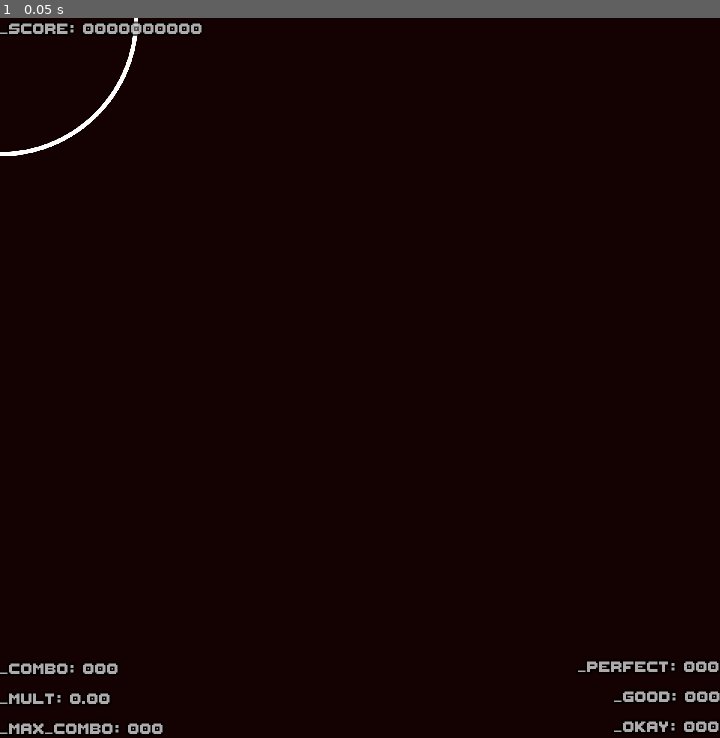
Above: before the commit, frame 1.
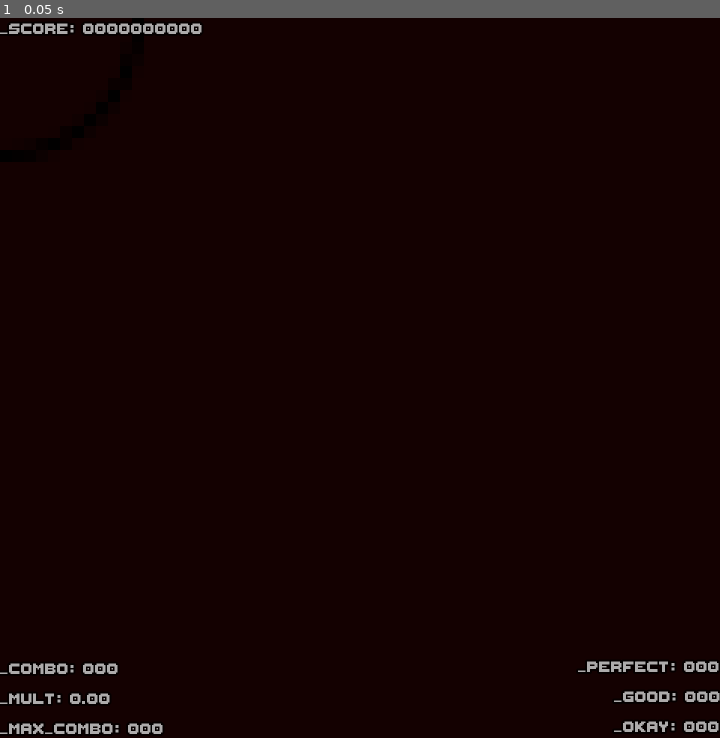
Above: after the commit, the same moment.

Repository: SeriousMapper/orb_seq2.0
Game: Godot game, scene res://entities/spectrum/spectrum.tscn
Same seed, same stepped clock (60 frames per second), same inputs: the game is played once before the commit and once after it. This scene is started directly instead of the project's main scene.
Inputs:
- Up to frame 1 (0.05 s): no input

The runs differ from the first frame. In frame 1, 0.2% of the frame differs, in the area x 0-20%, y 0-20%.

Commit message:
Revert "Spectrograph"

Diff:
--- a/entities/spectrum/spectrum.gd
+++ b/entities/spectrum/spectrum.gd
@@ -6,38 +6,24 @@
 # var b = "text"
 var spectrum
 onready var tween = $Tween
-onready var tween2 = $Tween2
 var direction = true
-var quarter_speed = 0.6
-var eighth_speed = 0.4
-var sixt_speed = 0.2
-var spec_id
 
 # Called when the node enters the scene tree for the first time.
 func _ready():
-	spec_id = Globals.spec_num
-	Globals.spec_num += 1
-	spec_id = spec_id % 3
+	$Sprite.modulate = Color("#ffffff")
+
 
 
 func _process(delta):
 	pass
 
 func _on_track_quarter_note():
-	#expand_circle((quarter_speed / spec_id) + 0.1)
-	if (spec_id == 0):
-		expand_circle(quarter_speed)
-	elif (spec_id == 1):
-		expand_circle(eighth_speed)
-	elif(spec_id == 2):
-		expand_circle(sixt_speed)
-
-func expand_circle(speed):
 	if (direction):
-		tween.interpolate_property($Sprite, "scale", Vector2(0.15, 0.15), Vector2(0.2, 0.2), speed, Tween.TRANS_SINE, Tween.EASE_IN_OUT)
+		tween.interpolate_property($Sprite, "scale", Vector2(6, 6), Vector2(8, 8), 0.4, Tween.TRANS_SINE, Tween.EASE_IN_OUT)
 		tween.start()
 		direction = !direction
+		print("hello")
 	else:
-		tween.interpolate_property($Sprite, "scale", Vector2(0.2, 0.2), Vector2(0.15, 0.15), speed, Tween.TRANS_SINE, Tween.EASE_IN_OUT)
+		tween.interpolate_property($Sprite, "scale", Vector2(8, 8), Vector2(6, 6), 0.4, Tween.TRANS_SINE, Tween.EASE_IN_OUT)
 		tween.start()
 		direction = !direction
--- a/entities/spectrum/spectrum.tscn
+++ b/entities/spectrum/spectrum.tscn
@@ -1,6 +1,6 @@
 [gd_scene load_steps=3 format=2]
 
-[ext_resource path="res://assets/png/white_circle.png" type="Texture" id=1]
+[ext_resource path="res://assets/svg/iconmonstr-circle-thin.svg" type="Texture" id=1]
 [ext_resource path="res://entities/spectrum/spectrum.gd" type="Script" id=2]
 
 [node name="spectrum" type="Node2D"]
@@ -8,7 +8,7 @@
 
 [node name="Sprite" type="Sprite" parent="."]
 use_parent_material = true
-scale = Vector2( 0.15, 0.15 )
+scale = Vector2( 6, 6 )
 texture = ExtResource( 1 )
 
 [node name="Tween" type="Tween" parent="."]
--- a/entities/track_controller/track.gd
+++ b/entities/track_controller/track.gd
@@ -14,8 +14,6 @@
 var spawn = [Vector2(0,-1), Vector2(1,0), Vector2(0,1), Vector2(-1,0)]
 var file_path = "res://tracks/track3.json"
 signal quarter_note
-var spec_index = 0
-var spec_time = 0
 
 
 var time_delay
@@ -61,6 +59,7 @@
 
 		if (mod_time % 100 == 0):
 			new_note.modulate = Globals.green
+			emit_signal("quarter_note")
 		elif (mod_time % 50 == 0):
 			new_note.modulate = Globals.blue
 		elif (mod_time % 25 == 0):
@@ -70,16 +69,6 @@
 		add_child(new_note)
 		note_index += 1
 
-	#for triggering spectrum analyzer on beat instead of ahead of beat
-	if spec_index < notes.size():
-		spec_time = notes[spec_index].time / secs_per_beat
-	else:
-		spec_time = -1
-	if (spec_time < current_beat && spec_time > 0):
-		var mod_time = int(stepify(spec_time, 0.25) * 100)
-		if (mod_time % 100 == 0):
-			emit_signal("quarter_note")
-		spec_index += 1
 func get_beat():
 	pass
 
--- a/global/globals.gd
+++ b/global/globals.gd
@@ -2,13 +2,9 @@
 
 
 var blackholes = []
-
-var spec_num = 2
-
 var green = Color("#dff35a") * 1.25
 var blue = Color("#dbf6fe") * 1.25
 var yellow = Color("#f2f2d5") * 1.25
 
-
 func _ready():
 	pass
--- a/scenes/game.tscn
+++ b/scenes/game.tscn
@@ -3,11 +3,7 @@
 [ext_resource path="res://tracks/track3.mp3" type="AudioStream" id=1]
 [ext_resource path="res://entities/controller/scripts/controller.gd" type="Script" id=2]
 [ext_resource path="res://entities/track_controller/track.gd" type="Script" id=3]
-
-[ext_resource path="res://entities/spectrum/spectrum.tscn" type="PackedScene" id=4]
-
 [ext_resource path="res://entities/spectrum2/spectrum2.gd" type="Script" id=4]
-
 [ext_resource path="res://assets/shaders/pixel.gdshader" type="Shader" id=5]
 
 [sub_resource type="ShaderMaterial" id=3]
@@ -103,12 +99,6 @@
 position = Vector2( 180, 180 )
 script = ExtResource( 2 )
 
-[node name="spectrum" parent="controller" instance=ExtResource( 4 )]
-
-[node name="spectrum2" parent="controller" instance=ExtResource( 4 )]
-
-[node name="spectrum3" parent="controller" instance=ExtResource( 4 )]
-
 [node name="hit_boxes" type="Node2D" parent="controller"]
 
 [node name="player" type="MeshInstance2D" parent="controller"]
@@ -144,11 +134,6 @@
 anchor_bottom = 1.0
 color = Color( 0, 0, 0, 1 )
 
-
-[connection signal="quarter_note" from="controller/track" to="controller/spectrum" method="_on_track_quarter_note"]
-[connection signal="quarter_note" from="controller/track" to="controller/spectrum2" method="_on_track_quarter_note"]
-[connection signal="quarter_note" from="controller/track" to="controller/spectrum3" method="_on_track_quarter_note"]
-
 [node name="Node2D" type="Node2D" parent="."]
 position = Vector2( 112, 271 )
 script = ExtResource( 4 )
Binary file removed: assets/png/white_circle.png
